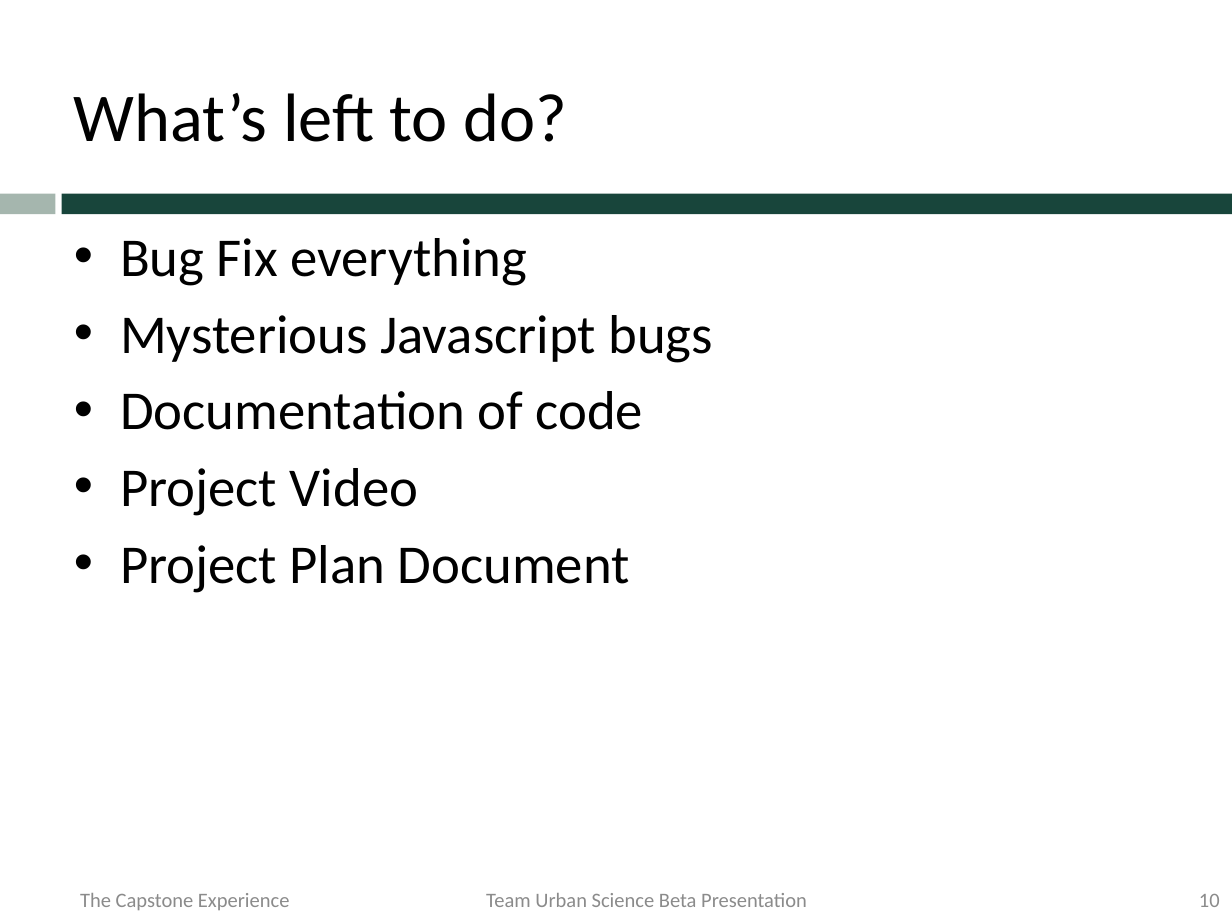
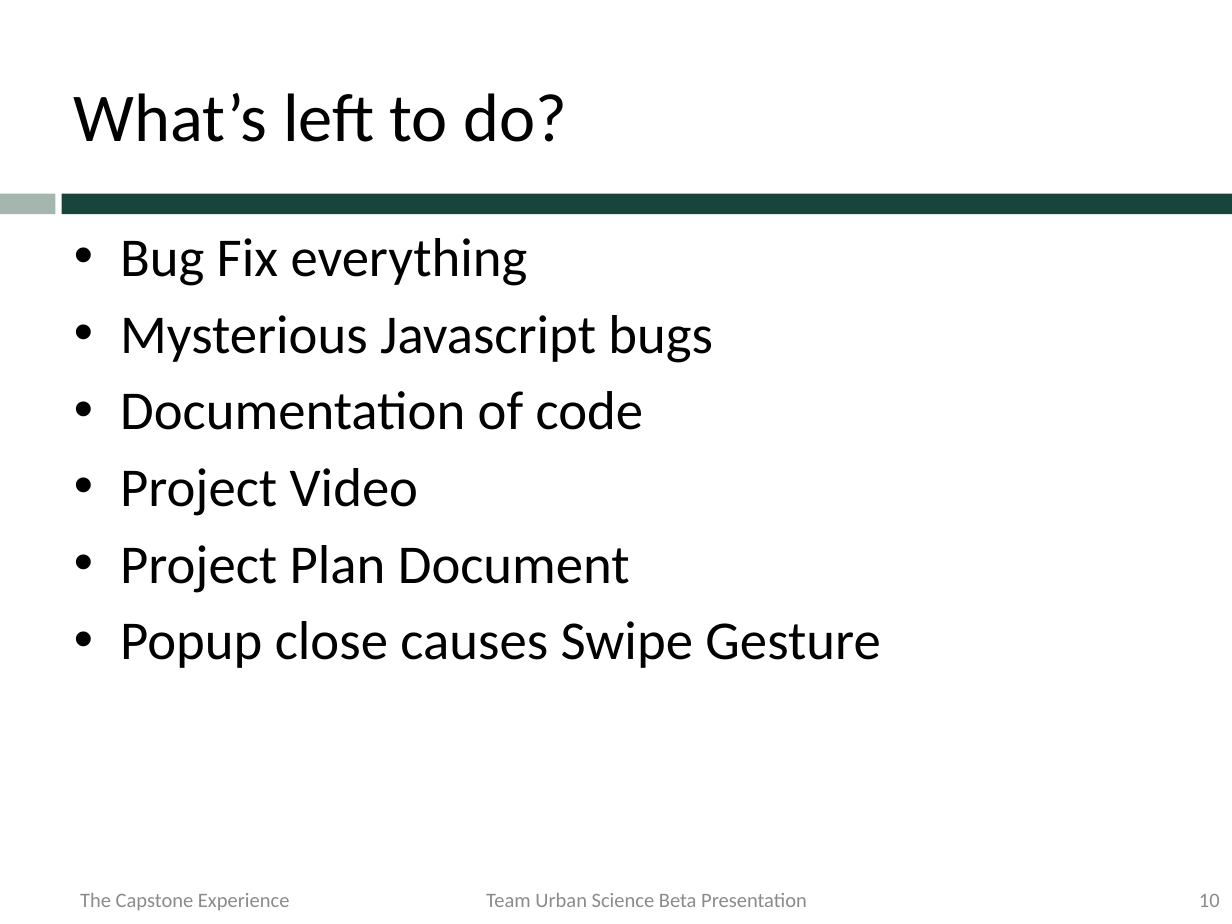
Before and after one commit to msu-capstone-team-urban-science/infographic-generator, a slide deck: slide 10 of documents/presentations/beta-presentation/team-urban-science-beta-presentation.pptx. Drawn at 1232x924 pixels with LibreOffice and Linux fonts; fonts in the diff are those of the drawing; background and template pictures are left out. Boxes give left, top, right and bottom in pixels: in the first picture for what was removed or moved away, otherwise in the second. Text is boxed around its words. In the diff, an @@ line names an element or a change of style, - is before the commit and + after.

Commit message:
added another bug for pres

```diff
--- a/documents/presentations/beta-presentation/team-urban-science-beta-presentation.pptx
+++ b/documents/presentations/beta-presentation/team-urban-science-beta-presentation.pptx
@@ text at (120, 621, 880, 668): paragraph added @@
+• Popup close causes Swipe Gesture
```
